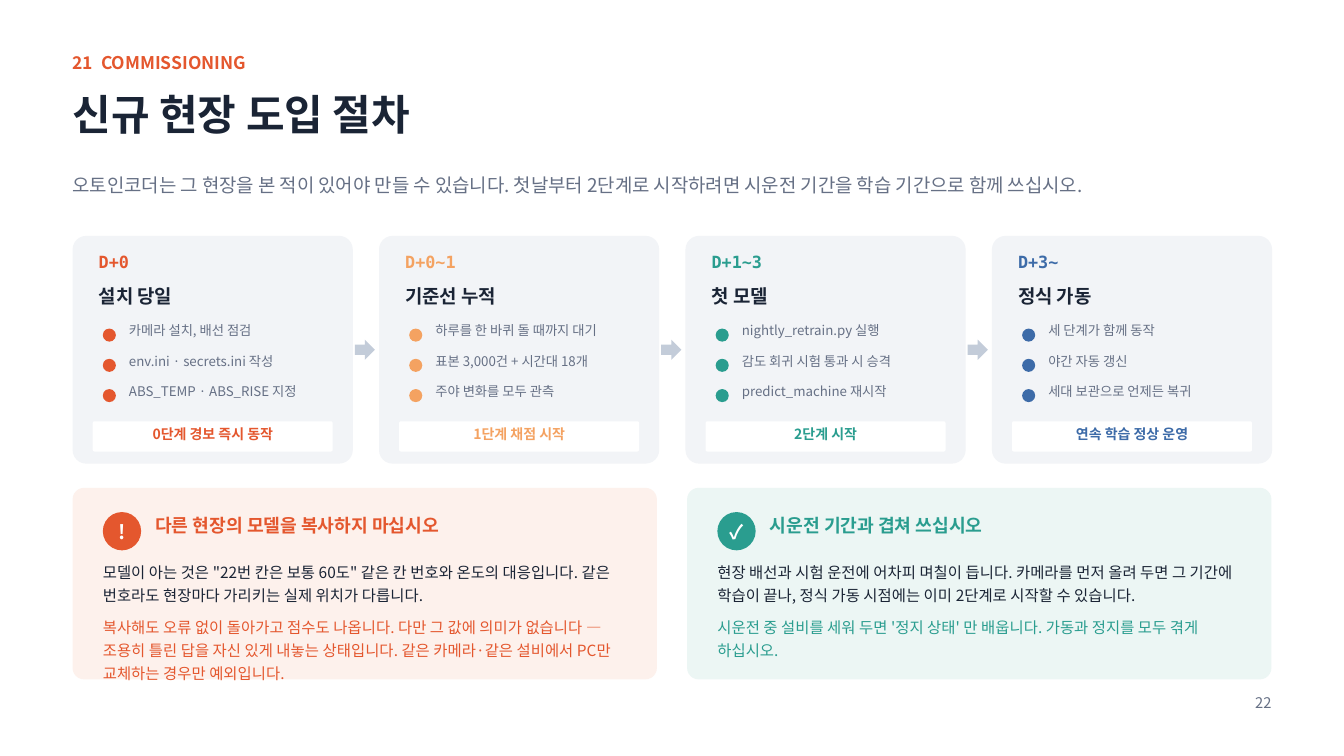
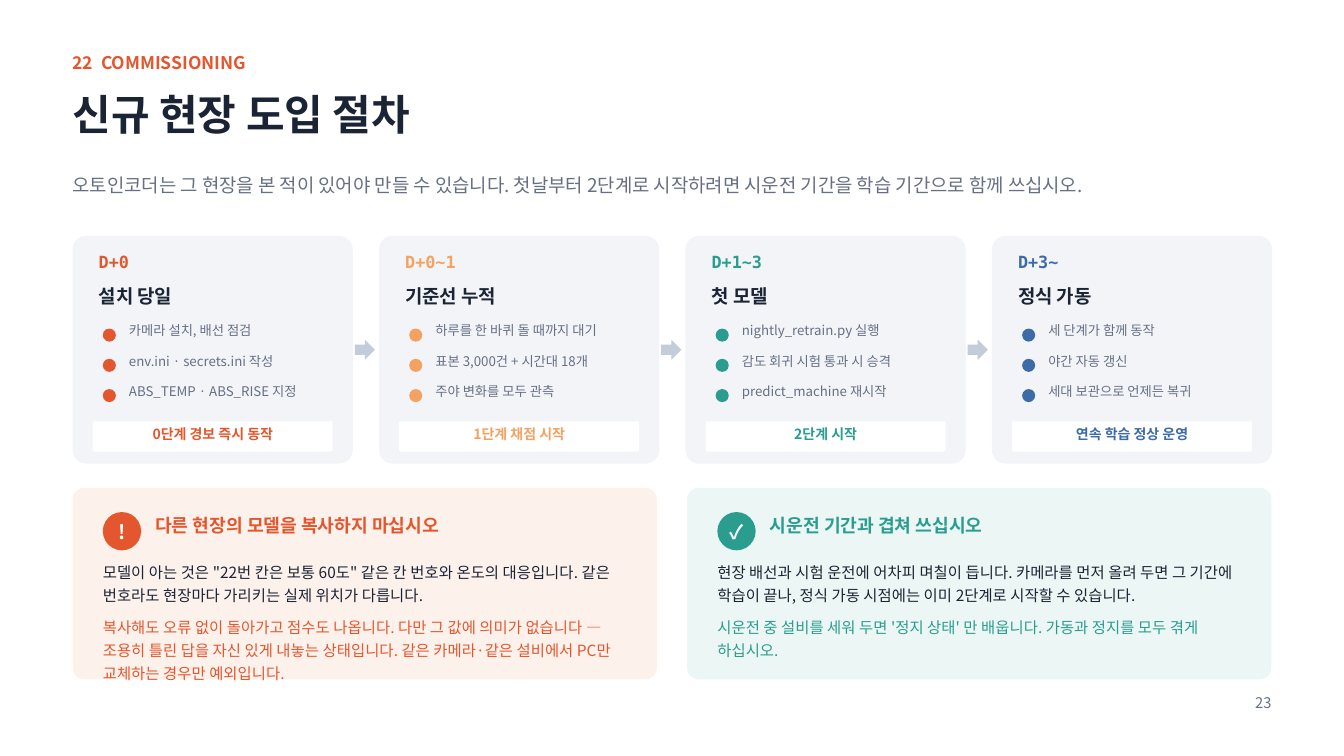
Before and after one commit to oskwon65/MultiModal_FireCam, a slide deck: slide 23 of 멀티모달_화재감지_모니터링_설치매뉴얼.pptx (slide 22 before the commit). Drawn at 1344x756 pixels with LibreOffice and Linux fonts; fonts in the diff are those of the drawing. Boxes give left, top, right and bottom in pixels: in the first picture for what was removed or moved away, otherwise in the second. Text is boxed around its words. In the diff, an @@ line names an element or a change of style, - is before the commit and + after.

```diff
--- a/멀티모달_화재감지_모니터링_설치매뉴얼.pptx
+++ b/멀티모달_화재감지_모니터링_설치매뉴얼.pptx
@@ text at (73,56,246,70): text changed @@
-21 COMMISSIONING
+22 COMMISSIONING
@@ text at (1255,697,1271,708): text changed @@
-22
+23
```
Also in this commit, not shown: 4 other slides changed, 1 slide added, 1 other file.
